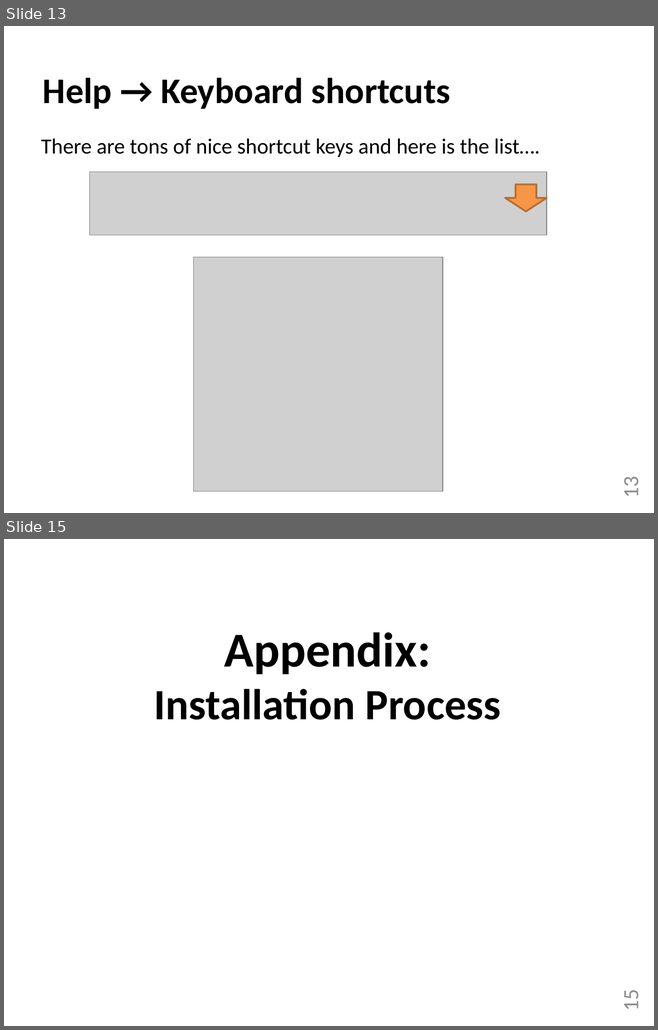
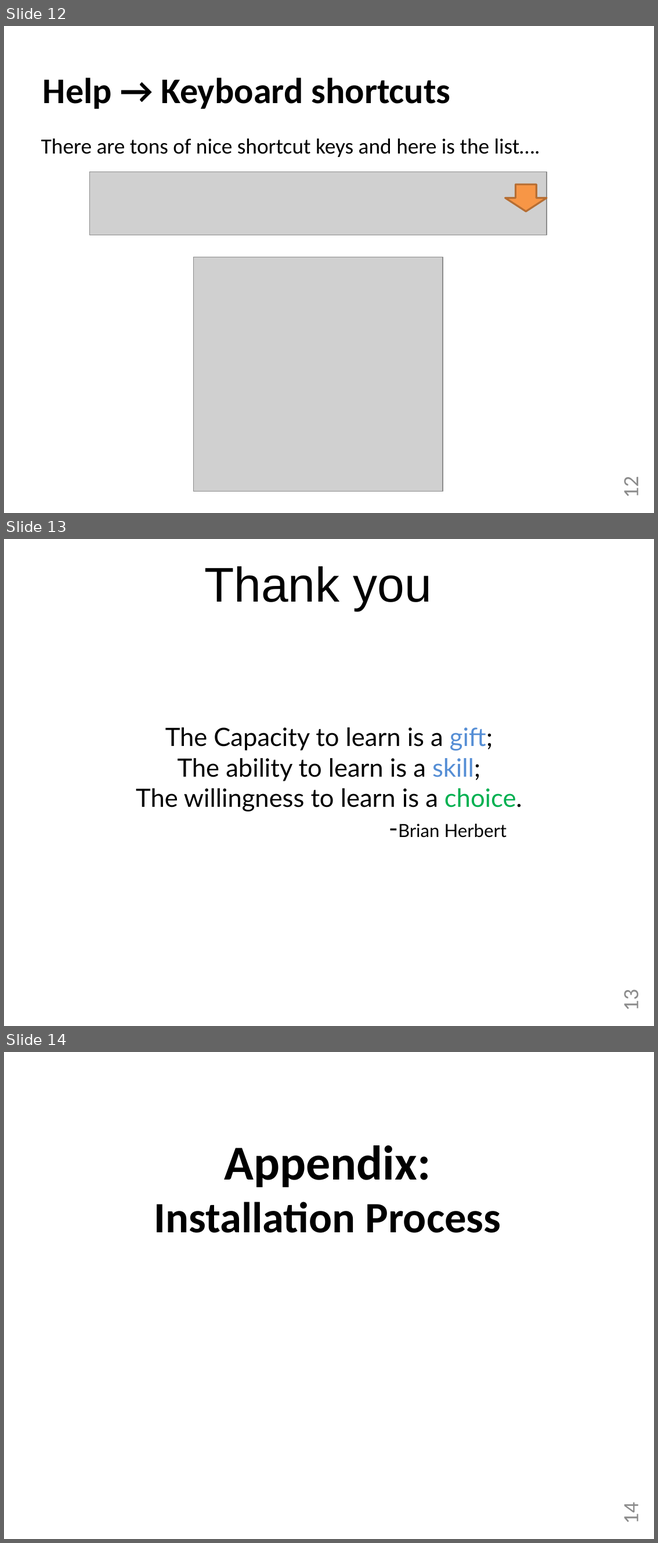
Before and after one commit to TheZerOne/PythonBeginnersCourse, a slide deck: Python basics/01-Python - Hello world.pptx. Shown one above the other, each under a label of ours: slides 13 and 15 before the commit, slides 12, 13 and 14 after it; the slides between them are not shown. The pictures are 658x1030 and 658x1543 pixels, drawn with LibreOffice and Linux fonts; fonts in the diff are those of the drawing; grey boxes stand for pictures. Boxes give left, top, right and bottom in pixels: in the first picture for what was removed or moved away, otherwise in the second. Text is boxed around its words. In the diff, an @@ line names an element or a change of style, - is before the commit and + after.

```diff
--- a/Python basics/01-Python - Hello world.pptx
+++ b/Python basics/01-Python - Hello world.pptx
@@ slide 13 added at (4, 539, 654, 1026), background #FFFFFF @@
@@ text added at (204, 566, 431, 610), 54 pt, text #000000 @@
+Thank you
@@ text added at (136, 727, 522, 838), 28 pt, text #000000 @@
+The Capacity to learn is a gift;
+The ability to learn is a skill;
+The willingness to learn is a choice.
+-Brian Herbert
@@ page number added at (617, 991, 644, 1009), 24 pt, text #8C8C8C @@
+13
@@ what was slide 13 is now slide 12 @@
@@ page number at (617, 478, 644, 496): text changed @@
-13
+12
@@ what was slide 15 is now slide 14 @@
@@ page number at (617, 1504, 644, 1522): text changed @@
-15
+14
```
Also in this commit, not shown: 1 slide changed, 2 slides removed, 14 other files.
